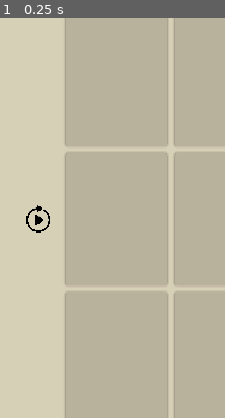
Above: before the commit, frame 1.
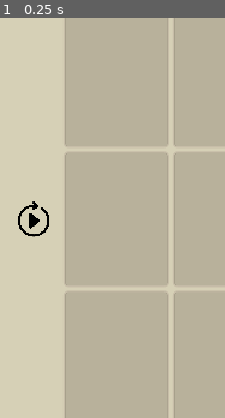
Above: after the commit, the same moment.

Repository: YLMstring/WuXiaCard
Game: Godot game, scene res://scenes/duel.tscn
Two runs of this game, one before a commit and one after it. Both use one fixed random seed, a clock stepped at 60 frames per second and the inputs below. This scene is started directly instead of the project's main scene.
Inputs:
- Up to frame 1 (0.25 s): no input
The pictures show only the part of the screen within x 0-50%, y 26-76%; the shares and areas given below are measured in that part.

The runs differ from the first frame. In frame 1, 0.4% of the frame differs, in the area x 8-23%, y 45-55%.

Commit message:
Update duel.tscn

Diff:
--- a/scenes/duel.tscn
+++ b/scenes/duel.tscn
@@ -148,16 +148,16 @@
 theme_override_constants/separation = 4
 
 [node name="ReplayButton" type="Button" parent="DuelCanvas"]
-custom_minimum_size = Vector2(44, 44)
-offset_right = 44.0
-offset_bottom = 44.0
+custom_minimum_size = Vector2(55, 55)
+offset_right = 55.0
+offset_bottom = 55.0
 focus_mode = 0
 mouse_default_cursor_shape = 2
 icon = ExtResource("7_replay")
 flat = true
 icon_alignment = 1
 expand_icon = true
-icon_max_width = 34
+icon_max_width = 55
 
 [node name="ScoreOverlay" type="VBoxContainer" parent="DuelCanvas" unique_id=1691405603]
 layout_mode = 0
